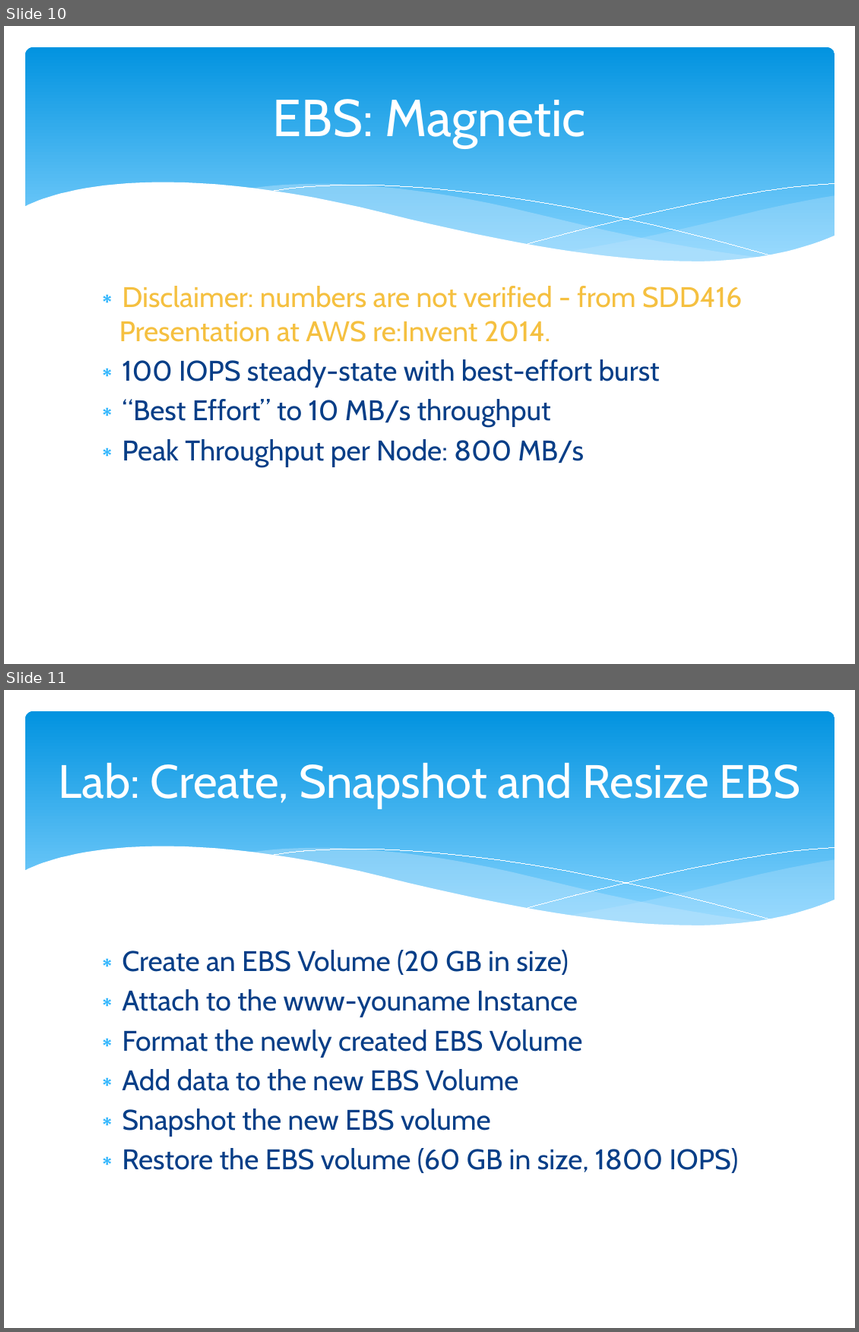
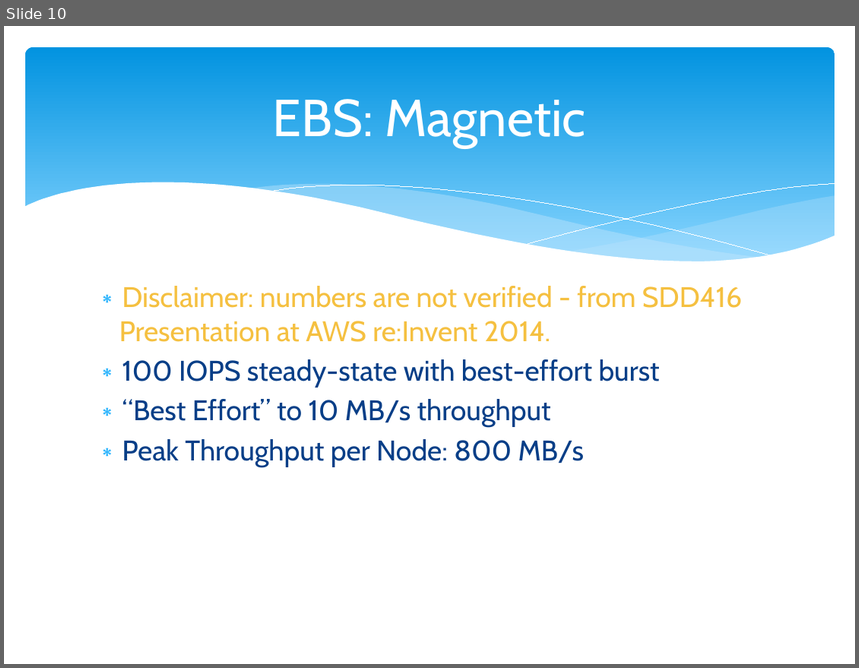
Before and after one commit to cloudavail/awstraining, a slide deck: aws-ec2/aws-ec2-ebs.pptx. Shown one above the other, each under a label of ours: slides 10 and 11 before the commit, slide 10 after it. The pictures are 859x1332 and 859x668 pixels, drawn with LibreOffice and Linux fonts; fonts in the diff are those of the drawing. Boxes give left, top, right and bottom in pixels: in the first picture for what was removed or moved away, otherwise in the second. Text is boxed around its words. In the diff, an @@ line names an element or a change of style, - is before the commit and + after.

```diff
--- a/aws-ec2/aws-ec2-ebs.pptx
+++ b/aws-ec2/aws-ec2-ebs.pptx
@@ slide 11 removed at (4, 690, 855, 1328), background #FFFFFF; not listed: 6 template elements that a slide beside it also shows @@
@@ title removed at (59, 763, 801, 809) @@
-Lab: Create, Snapshot and Resize EBS
@@ text removed at (122, 950, 739, 1173) @@
-∗ Create an EBS Volume (20 GB in size)
-∗ Attach to the www-youname Instance
-∗ Format the newly created EBS Volume
-∗ Add data to the new EBS Volume
-∗ Snapshot the new EBS volume
-∗ Restore the EBS volume (60 GB in size, 1800 IOPS)
```
Also in this commit, not shown: 1 other file.
